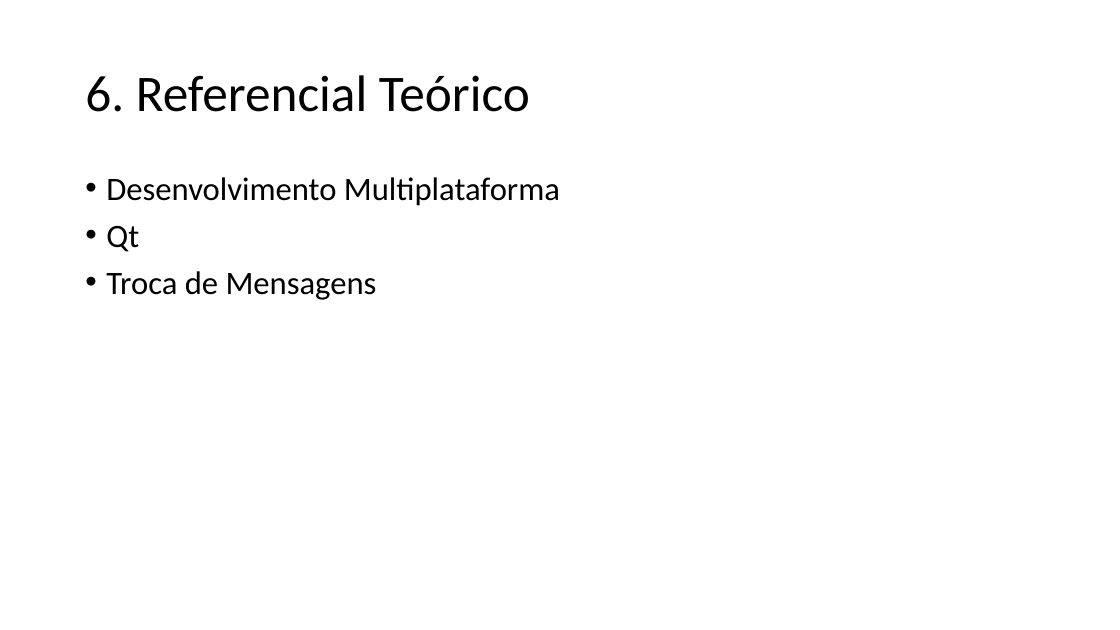
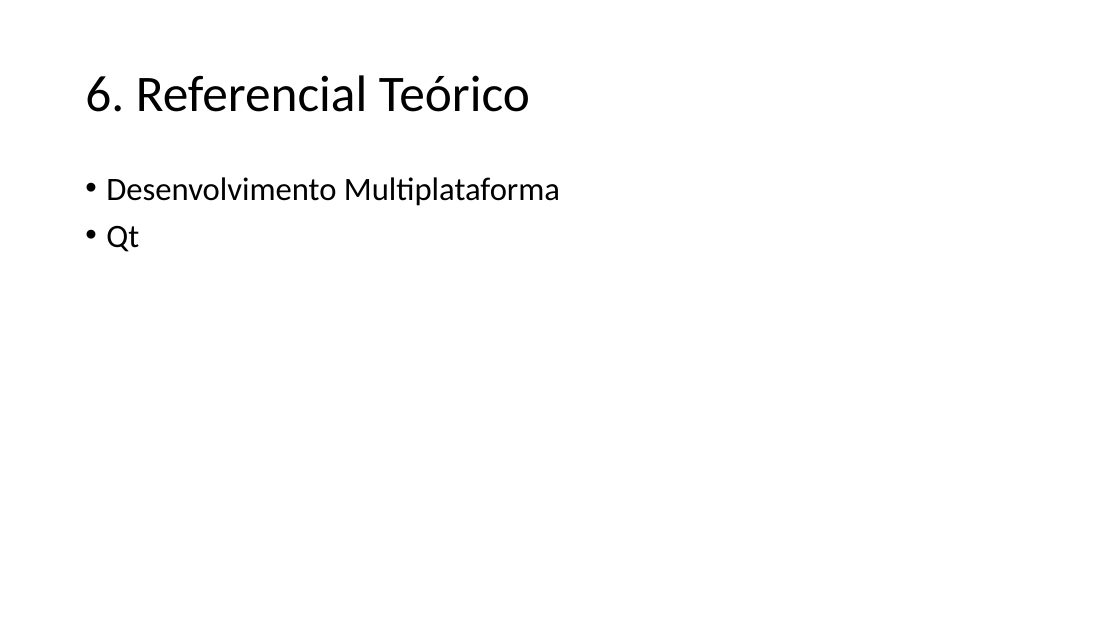
Before and after one commit to ricardopetrere/TCC_FTT, a slide deck: slide 11 of documentos/Apresentação_22_09.pptx. Drawn at 1120x630 pixels with LibreOffice and Linux fonts; fonts in the diff are those of the drawing. Boxes give left, top, right and bottom in pixels: in the first picture for what was removed or moved away, otherwise in the second. Text is boxed around its words. In the diff, an @@ line names an element or a change of style, - is before the commit and + after.

```diff
--- a/documentos/Apresentação_22_09.pptx
+++ b/documentos/Apresentação_22_09.pptx
@@ text at bbox=[106, 271, 377, 300]: paragraph removed @@
-• Troca de Mensagens
```
Also in this commit, not shown: 2 other slides changed, 1 slide removed.
